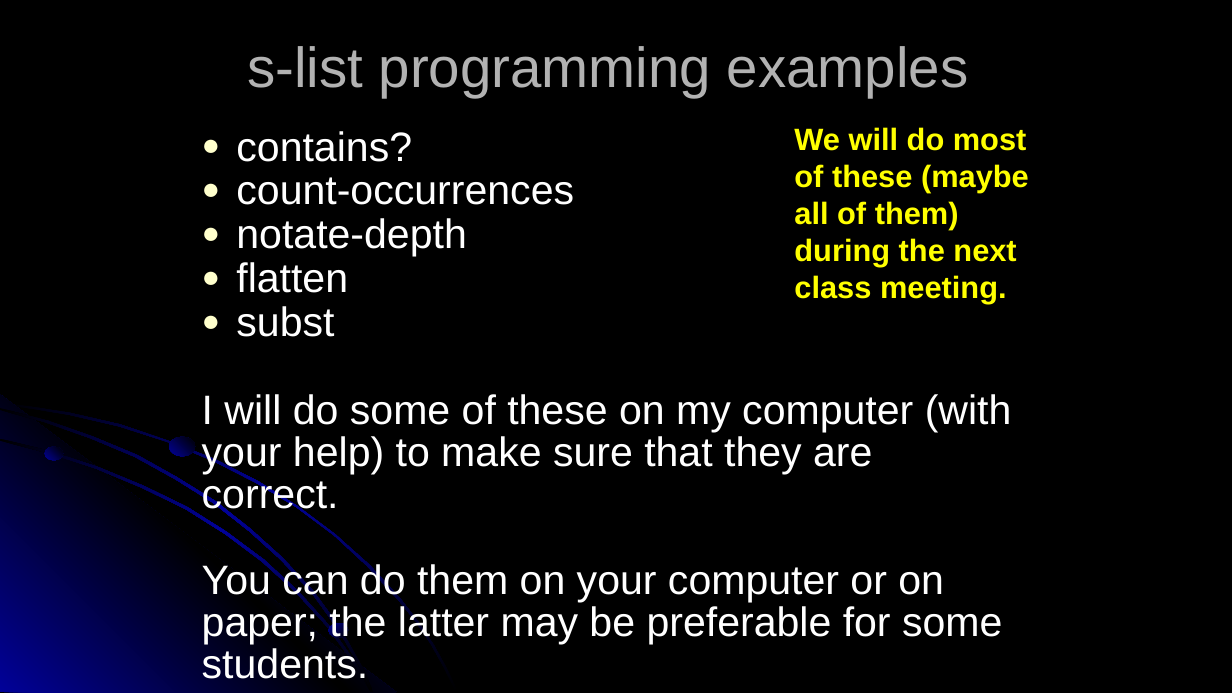
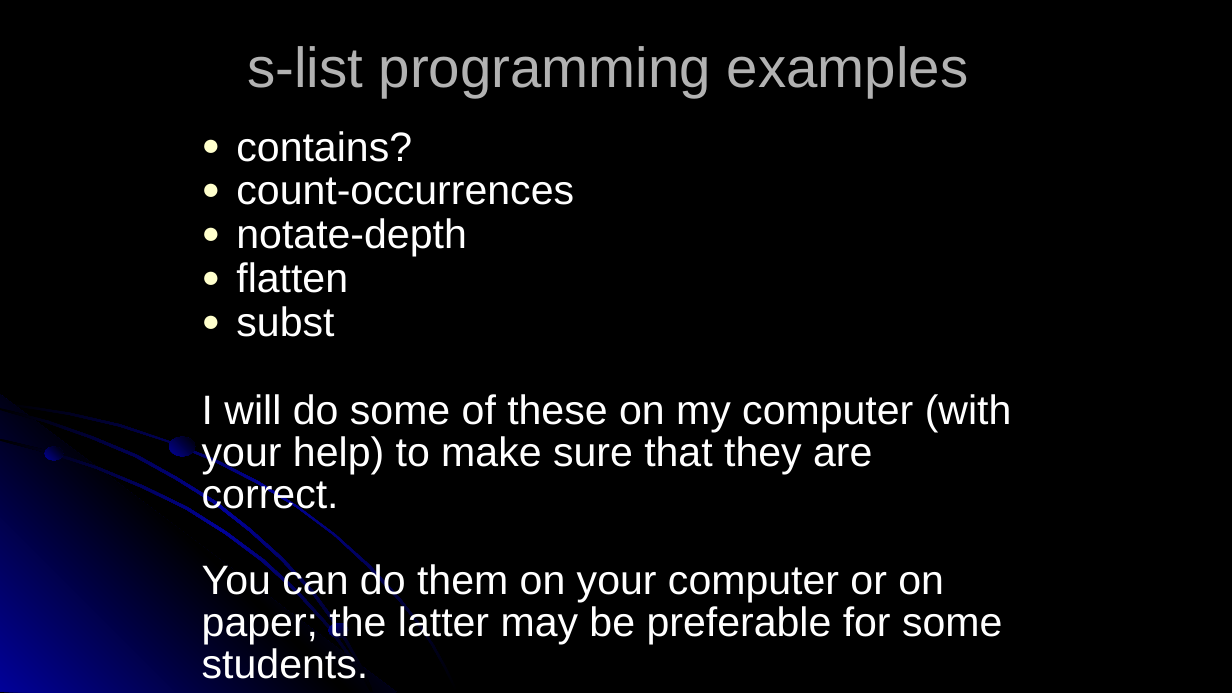
Before and after one commit to RHIT-CSSE/csse304, a slide deck: slide 5 of ClassMaterials/ProgramsAboutSlists/08-ProgramsAboutSlists.pptx. Drawn at 1232x693 pixels with LibreOffice and Linux fonts; fonts in the diff are those of the drawing. Boxes give left, top, right and bottom in pixels: in the first picture for what was removed or moved away, otherwise in the second. Text is boxed around its words. In the diff, an @@ line names an element or a change of style, - is before the commit and + after.

```diff
--- a/ClassMaterials/ProgramsAboutSlists/08-ProgramsAboutSlists.pptx
+++ b/ClassMaterials/ProgramsAboutSlists/08-ProgramsAboutSlists.pptx
@@ text removed at (794, 127, 1029, 304) @@
-We will do most of these (maybe all of them) during the next class meeting.
```
Also in this commit, not shown: 2 other slides changed, 3 other files.
